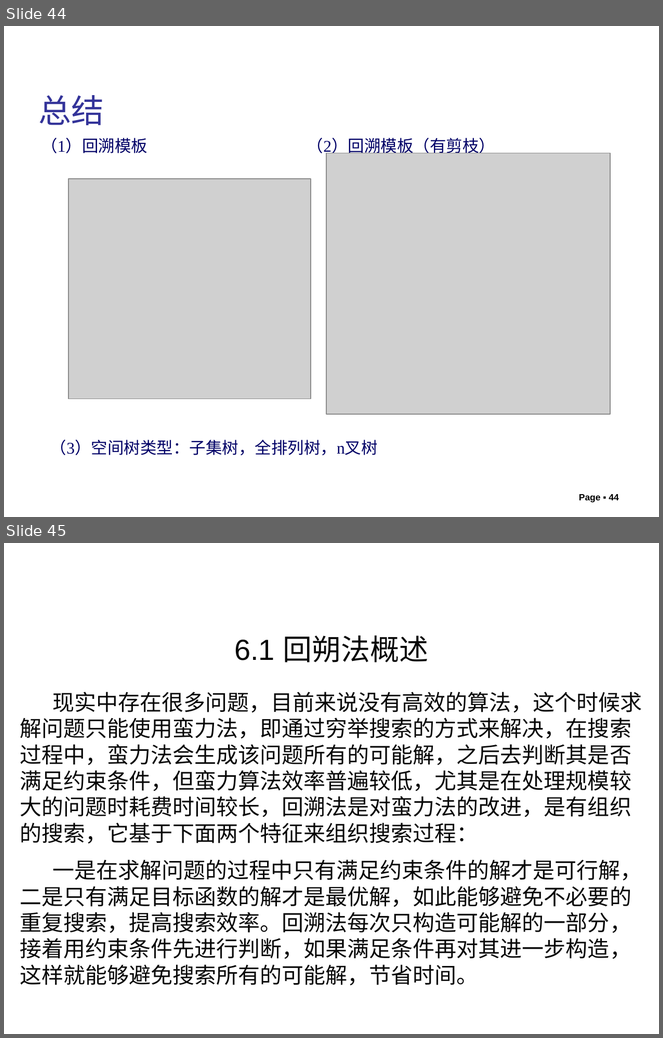
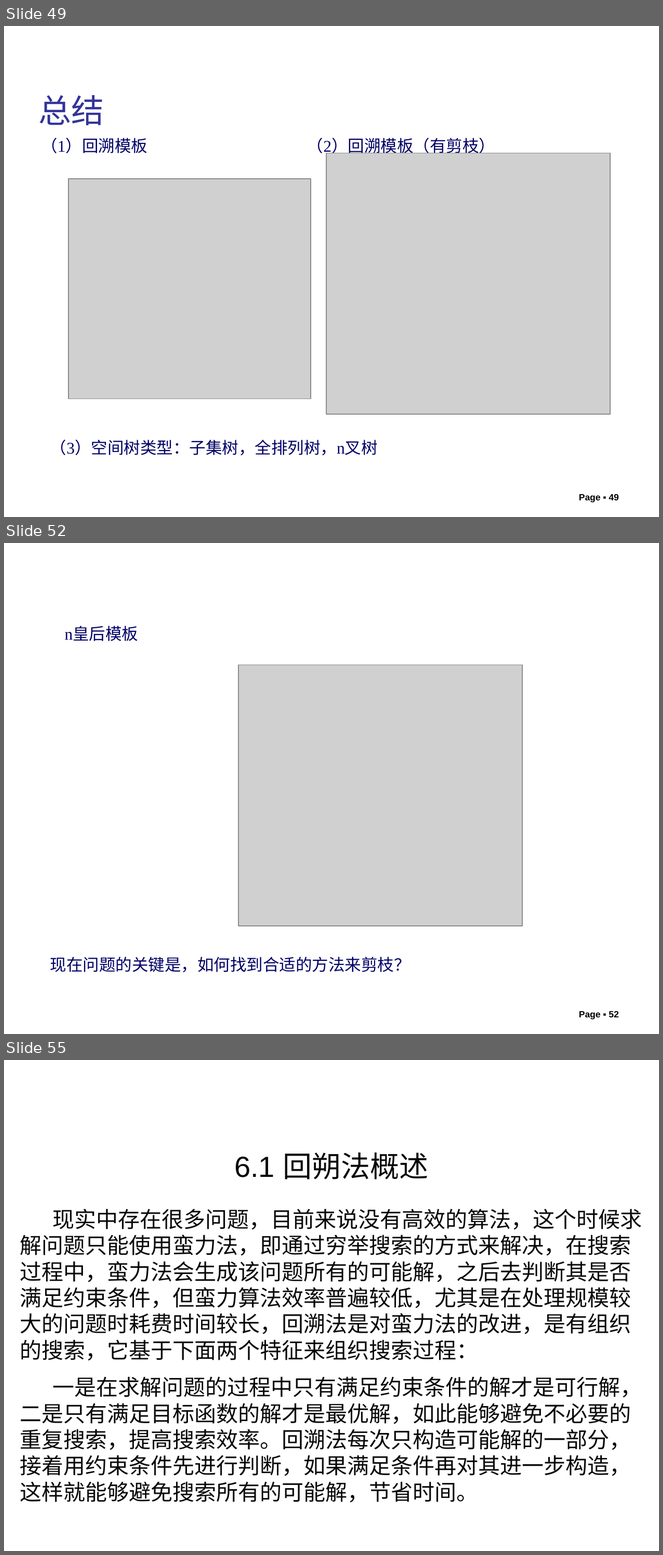
Before and after one commit to liutongling/DP, a slide deck: file/第6章 回朔法.pptx. Shown one above the other, each under a label of ours: slides 44 and 45 before the commit, slides 49, 52 and 55 after it; the slides between them are not shown. The pictures are 663x1038 and 663x1555 pixels, drawn with LibreOffice and Linux fonts; fonts in the diff are those of the drawing; grey boxes stand for pictures; background and template pictures are left out. Boxes give left, top, right and bottom in pixels: in the first picture for what was removed or moved away, otherwise in the second. Text is boxed around its words. In the diff, an @@ line names an element or a change of style, - is before the commit and + after.

```diff
--- a/file/第6章 回朔法.pptx
+++ b/file/第6章 回朔法.pptx
@@ slide 52 added at (4,543,659,1034), background #FFFFFF @@
@@ text added at (65,627,139,641), 18 pt, text #000066 @@
+n皇后模板
@@ picture added at (239,665,522,926) @@
@@ text added at (50,957,411,973), 18 pt, text #000066 @@
+现在问题的关键是，如何找到合适的方法来剪枝？
@@ page number added at (579,1012,619,1020), 10 pt, text #000000, bold @@
+Page ▪ 52
@@ what was slide 44 is now slide 49 @@
@@ page number at (579,494,619,503): text changed @@
-Page ▪ 44
+Page ▪ 49
@@ what was slide 45 is now slide 55 @@
```
Also in this commit, not shown: 4 slides changed, 9 other slides added, 5 other files.
